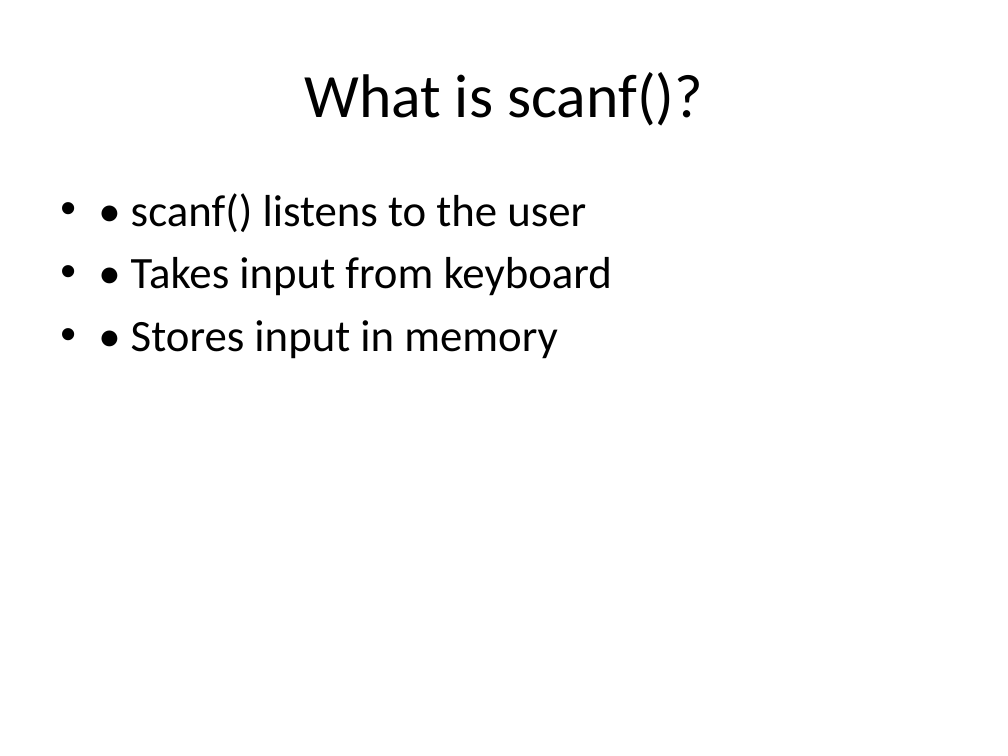
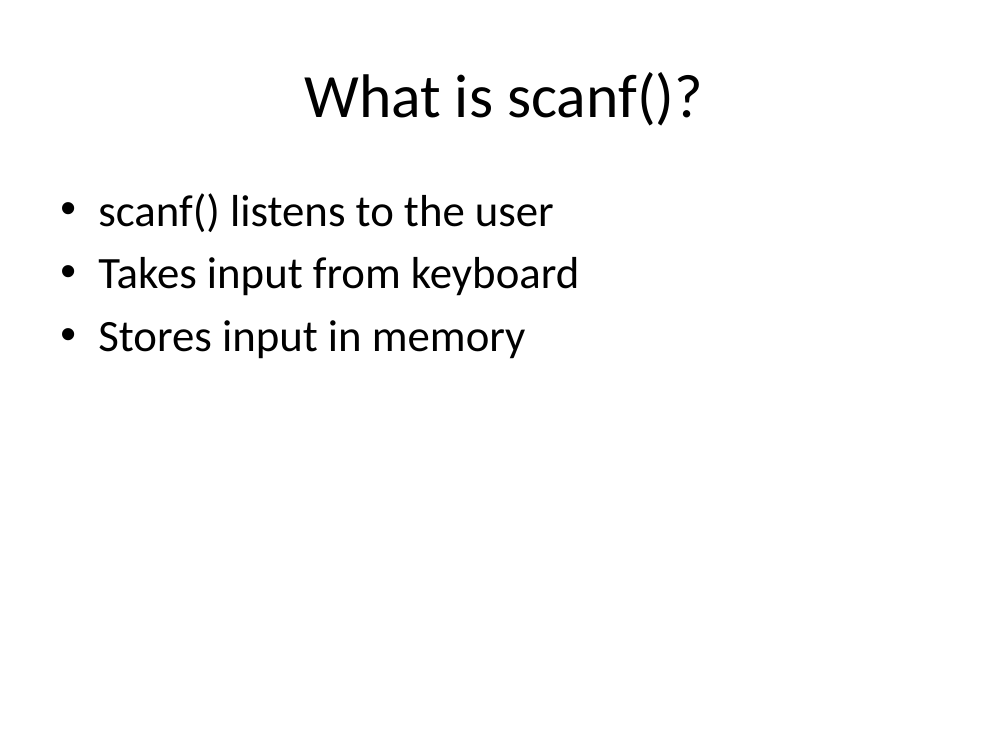
Before and after one commit to nagendra571/C, a slide deck: slide 3 of C Class/docs/Level_1__Lesson_7_scanf_Input.pptx. Drawn at 1008x756 pixels with LibreOffice and Linux fonts; fonts in the diff are those of the drawing. Boxes give left, top, right and bottom in pixels: in the first picture for what was removed or moved away, otherwise in the second. Text is boxed around its words. In the diff, an @@ line names an element or a change of style, - is before the commit and + after.

Commit message:
scanf

```diff
--- a/C Class/docs/Level_1__Lesson_7_scanf_Input.pptx
+++ b/C Class/docs/Level_1__Lesson_7_scanf_Input.pptx
@@ text at bbox=[98, 193, 579, 359]: text changed @@
-• • scanf() listens to the user
-• • Takes input from keyboard
-• • Stores input in memory
+• scanf() listens to the user
+• Takes input from keyboard
+• Stores input in memory
```
Also in this commit, not shown: 7 other slides changed, 3 other files.
